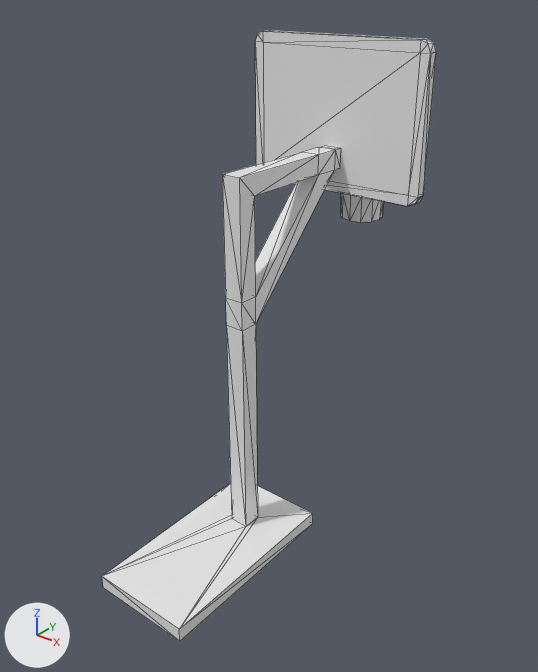
What one commit did to the glTF model entities/basketball_hoop/art/basketball_hoop_01_sm.glb.
Both versions are drawn from a camera (50 mm lens) standing at (3.62, -4.16, 4.67) and looking at (0.05, 0.3, 1.91). The axes (+X, +Y, +Z) are drawn at lower left. The lights are the same throughout. The older version comes first. Mesh edges are drawn as thin lines. Objects named as collision shapes, trigger or cutter boxes, shadow casters or lower levels of detail are left out. Vertices at exactly the same position are counted once.

In view in the first picture: 'BasketballHoop.001'.
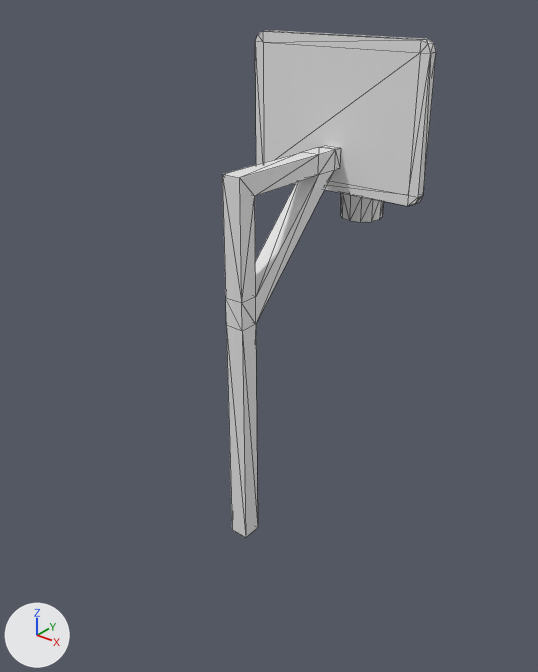
Commit message: Updated basketball hoop to activate the basketball achievement when throwing the basketball into the hoop.

Boxes (x1, y1, x2, y2) around the edits, measured in the pictures (538 x 672 px):
'BasketballHoop.001', reshaped (36% narrower, 17% shorter): before (102, 30, 436, 641); after (222, 30, 436, 537)
part 1 of me_basketball_hoop_01_mesh, cut back: before (102, 324, 313, 641); after (226, 324, 258, 537)

Edits to the bpy script that builds the scene:
```text
Change me_basketball_hoop_01_mesh:
    used by ob_basketballhoop_001; location = (0.0, 0.0, 0.0)
    remove me_basketball_hoop_01_mesh.from_pydata(...)  # 156 vertices, 276 faces; spans x -0.85..0.85, y -1.32..2.1, z 0.0..4.23
    add me_basketball_hoop_01_mesh.from_pydata(...)  # 148 vertices, 260 faces; spans x -0.85..0.85, y -0.09..2.1, z 0.0..4.23
    me_basketball_hoop_01_mesh part 1
    12 vertices are removed from x -0.45..0.45, y -1.32..0.45, z 0.0..0.13
    24 faces are deleted
    4 vertices are added at (0.09, -0.08, 0.0), (-0.08, -0.09, 0.0), (0.08, 0.09, 0.0), (-0.09, 0.08, 0.0)
    8 new faces join them
```
